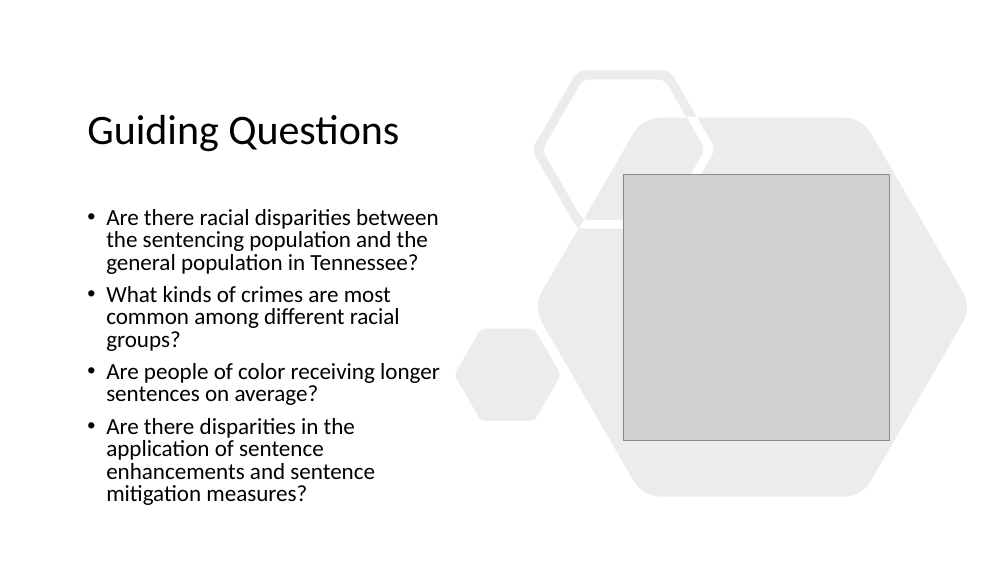
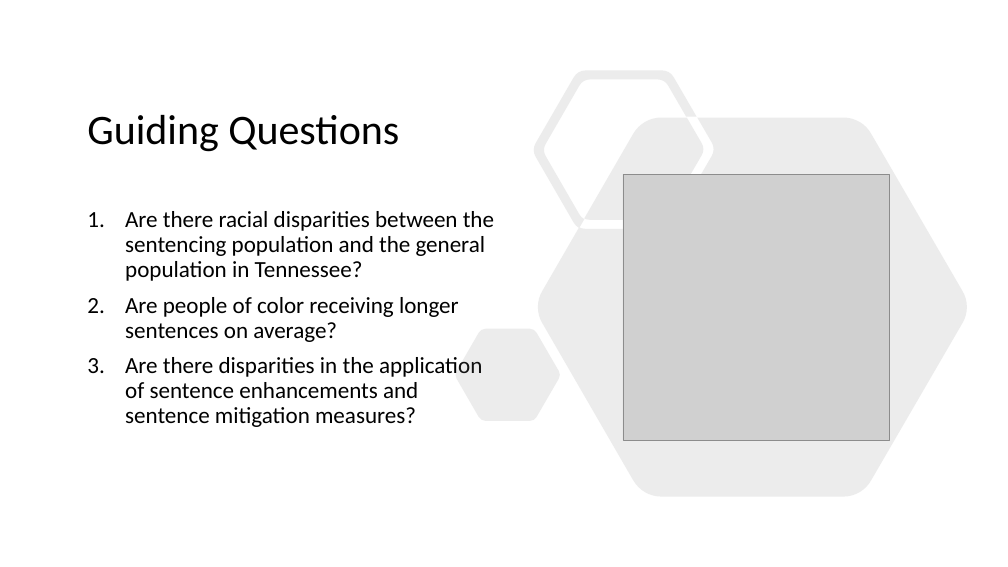
Before and after one commit to jenwhitson/sentencing_project, a slide deck: slide 2 of Presentation.pptx. Drawn at 1008x567 pixels with LibreOffice and Linux fonts; fonts in the diff are those of the drawing; grey boxes stand for pictures. Boxes give left, top, right and bottom in pixels: in the first picture for what was removed or moved away, otherwise in the second. Text is boxed around its words. In the diff, an @@ line names an element or a change of style, - is before the commit and + after.

Commit message:
removed crime type portion of presentation

```diff
--- a/Presentation.pptx
+++ b/Presentation.pptx
@@ text "Are there racial disparities between ..." at [125,211,494,427]: bullet • to 1.; line spacing 0.8 to 0.9 @@
@@ text at [106,286,400,351]: paragraph removed @@
-• What kinds of crimes are most common among different racial groups?
```
Also in this commit, not shown: 1 slide added.
